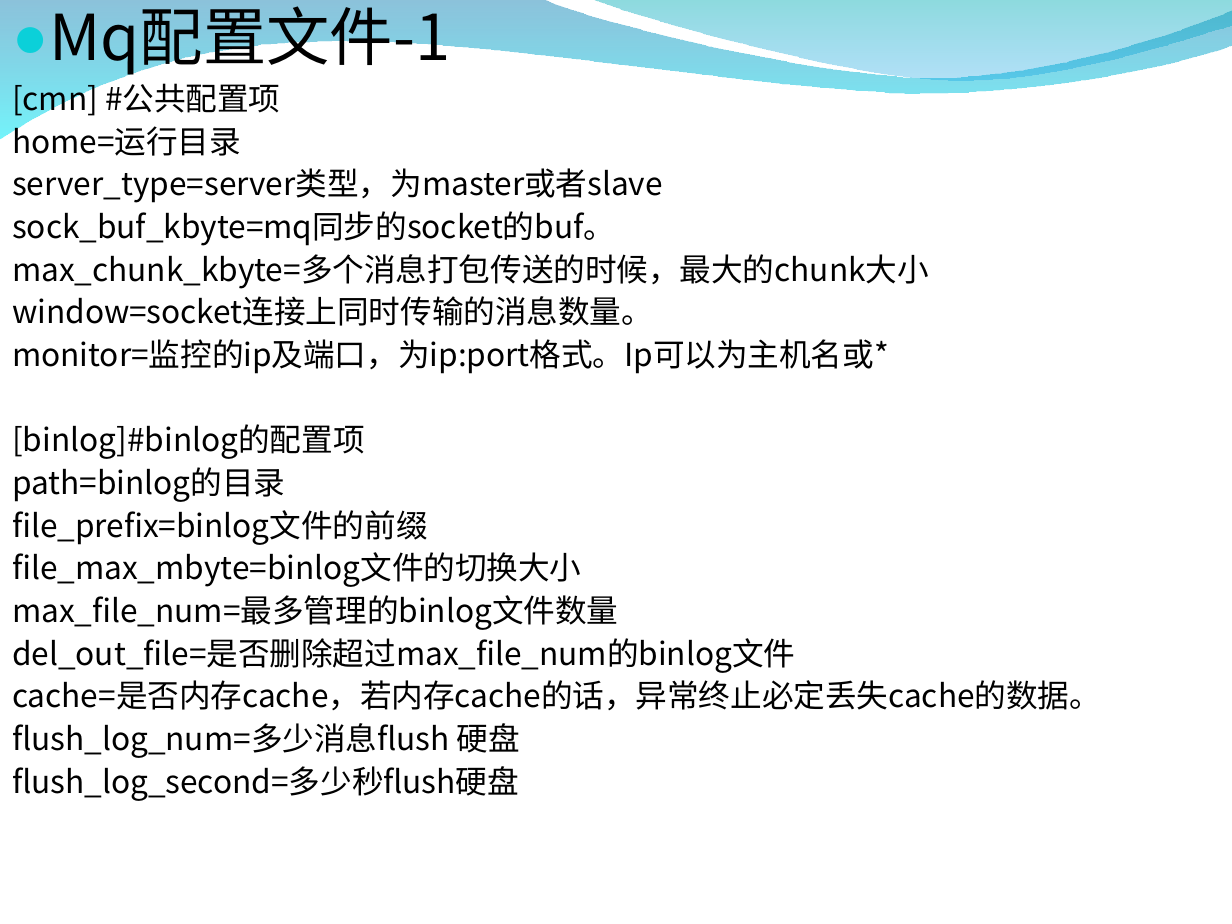
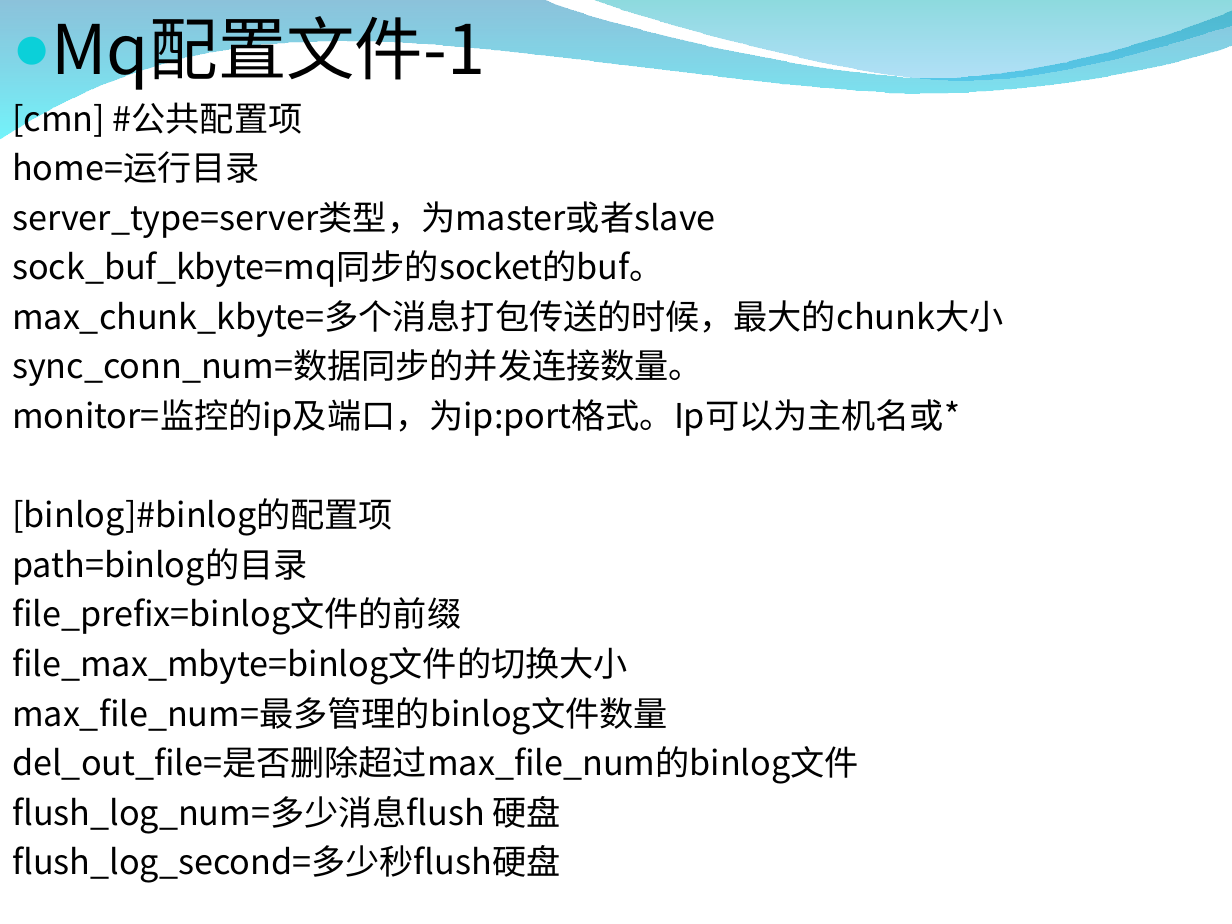
Before and after one commit to zxf1864/cwinux-mq, a slide deck: slide 9 of mq/doc/mq_introduce.ppt. Drawn at 1232x924 pixels with LibreOffice and Linux fonts; fonts in the diff are those of the drawing; background and template pictures are left out. Boxes give left, top, right and bottom in pixels: in the first picture for what was removed or moved away, otherwise in the second. Text is boxed around its words. In the diff, an @@ line names an element or a change of style, - is before the commit and + after.

```diff
--- a/mq/doc/mq_introduce.ppt
+++ b/mq/doc/mq_introduce.ppt
@@ text at (x1=12, y1=16, x2=1003, y2=883): size 29.6 to 32 pt in "Mq配置文件-1"; size 14.8 to 16 pt; line spacing 0.9 to 1 @@
@@ text at (x1=12, y1=349, x2=702, y2=386): text changed; size 14.8 to 16 pt @@
-window=socket连接上同时传输的消息数量。
+sync_conn_num=数据同步的并发连接数量。
@@ text at (x1=12, y1=680, x2=1101, y2=710): paragraph removed @@
-cache=是否内存cache，若内存cache的话，异常终止必定丢失cache的数据。
```
Also in this commit, not shown: 2 other slides changed, 5 other files.
